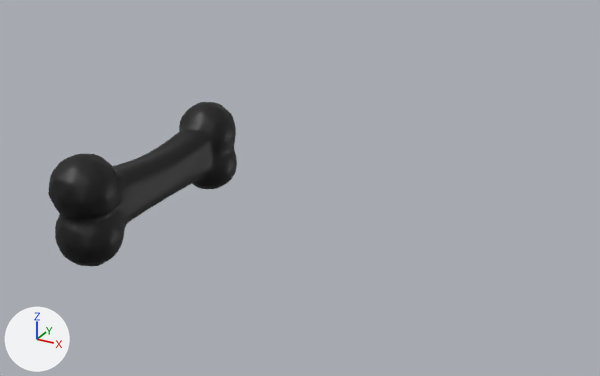
The Blender file models/blender/treats.blend: old version first, new version second.
Both versions are drawn from a 50 mm lens placed at (15.6, -18.8, 10.1), pointed at (2.8, 4.4, -1.6). The axes (+X, +Y, +Z) are drawn at lower left. The lights are the same throughout.

The first picture shows 'bone'.
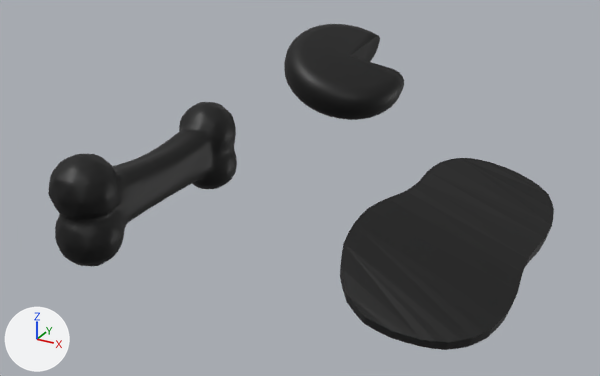
Commit message: added more treats

Boxes [x1, y1, x2, y2] around the edits, measured in the pictures (600 x 376 px):
'steak', added
    after: [340, 158, 554, 350]
'cheese', added
    after: [284, 24, 404, 120]

The change, as a list of edits to the scene's bpy script:
```text
Add img_steak:
    img_steak = load_image('steak', 'steak.png', 1024, 1024, 'sRGB')
Add img_cheese:
    img_cheese = load_image('cheese', 'cheese2.png', 1024, 1024, 'sRGB')
Add mat_material_002:
    mat_material_002 = bpy.data.materials.new('Material.002')
    # uses the picture img_steak
Add mat_material_001:
    mat_material_001 = bpy.data.materials.new('Material.001')
    # uses the picture img_cheese
Add me_circle_001:
    me_circle_001.from_pydata(...)  # 232 vertices, 232 faces; spans x -2.12..1.83, y -3.1..3.4, z -0.8..0.63
    me_circle_001.materials.append(mat_material_002)
Add me_circle:
    me_circle.from_pydata(...)  # 598 vertices, 620 faces; spans x -2.48..2.77, y -2.48..2.86, z -1.69..1.71
    me_circle.polygons.foreach_set('use_smooth', [True] * 620)
    me_circle.materials.append(mat_material_001)
Add ob_steak:
    ob_steak = bpy.data.objects.new('steak', me_circle_001)
    ob_steak.location = (9.74, 0.37, -0.18)
    ob_steak.rotation_euler = (0.0998, 0.197, 0.0989)  # degrees (5.7, 11, 5.7)
    ob_steak.scale = (1.17, 1.17, 1.17)
Add ob_cheese:
    ob_cheese = bpy.data.objects.new('cheese', me_circle)
    ob_cheese.location = (-0.16, 13.51, -0.02)
```
